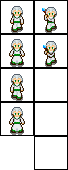
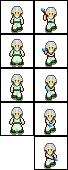
Comparing the layer stacks of the two 68 × 170 images. Changes:
painted on "combat down" over [41, 8, 58, 169]
